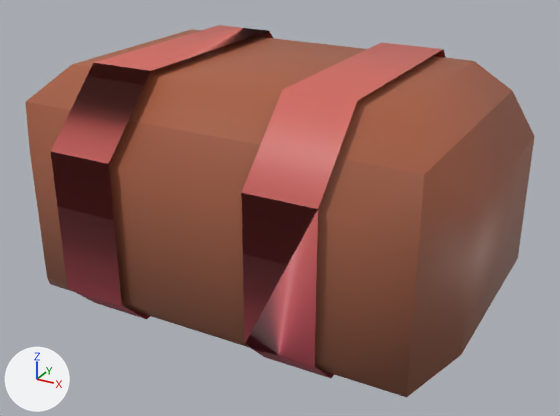
Two versions of the FBX model Assets/3D Assets/kenney_graveyard-kit/hay-bale-bundled.fbx, one commit apart.
Both versions are drawn from a 50 mm camera at (0.546, -0.976, 0.609) aimed at (0.019, -0.019, 0.131). Every picture has the same lights, and +X, +Y and +Z are marked at lower left. Where no turn or scale is listed for an object, it has been applied to the vertices.

Objects in the first picture: 'hay_bale_bundled'.
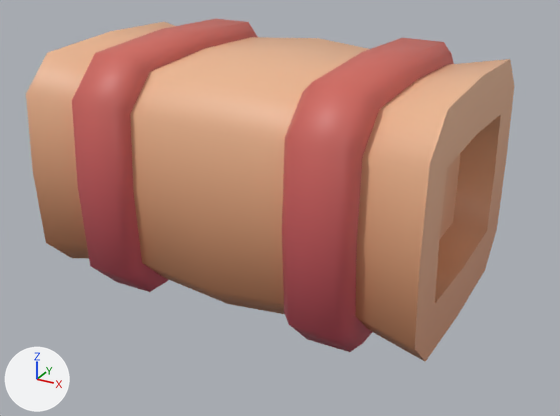
Changed parts and their boxes [x1, y1, x2, y2] in the pictures (560 x 416 px):
'hay_bale_bundled', reshaped (8% shorter): before [25, 25, 535, 397]; after [26, 19, 514, 362]
part 1 of me_scene, rebuilt (8% shorter): before [25, 29, 535, 397]; after [26, 22, 514, 362]
part 2 of me_scene, rebuilt (16% narrower, 6% shorter): before [241, 43, 446, 378]; after [282, 38, 454, 352]
part 3 of me_scene, rebuilt (16% narrower, 7% shorter): before [51, 25, 273, 319]; after [72, 19, 258, 292]

The change, as a list of edits to the scene's bpy script:
```text
Change me_scene:
    used by ob_hay_bale_bundled; location = (0.0, 0.0, 0.0)
    remove me_scene.from_pydata(...)  # 68 vertices, 88 faces; spans x -0.35..0.35, y -0.26..0.26, z 0.0..0.36
    add me_scene.from_pydata(...)  # 188 vertices, 364 faces; spans x -0.303..0.303, y -0.216..0.216, z 0.0..0.38
    me_scene part 1: the loose piece of 28 vertices spanning x -0.35..0.35, y -0.25..0.25, z 0.0..0.35 is rebuilt with 92 vertices and now spans x -0.303..0.303, y -0.201..0.201, z 0.013..0.367
    me_scene part 2: the loose piece of 20 vertices spanning x 0.1..0.2, y -0.26..0.26, z 0.0..0.36 is rebuilt with 48 vertices and now spans x 0.121..0.216, y -0.216..0.216, z 0.0..0.38
    me_scene part 3: the loose piece of 20 vertices spanning x -0.2..-0.1, y -0.26..0.26, z 0.0..0.36 is rebuilt with 48 vertices and now spans x -0.216..-0.121, y -0.216..0.216, z 0.0..0.38
```
